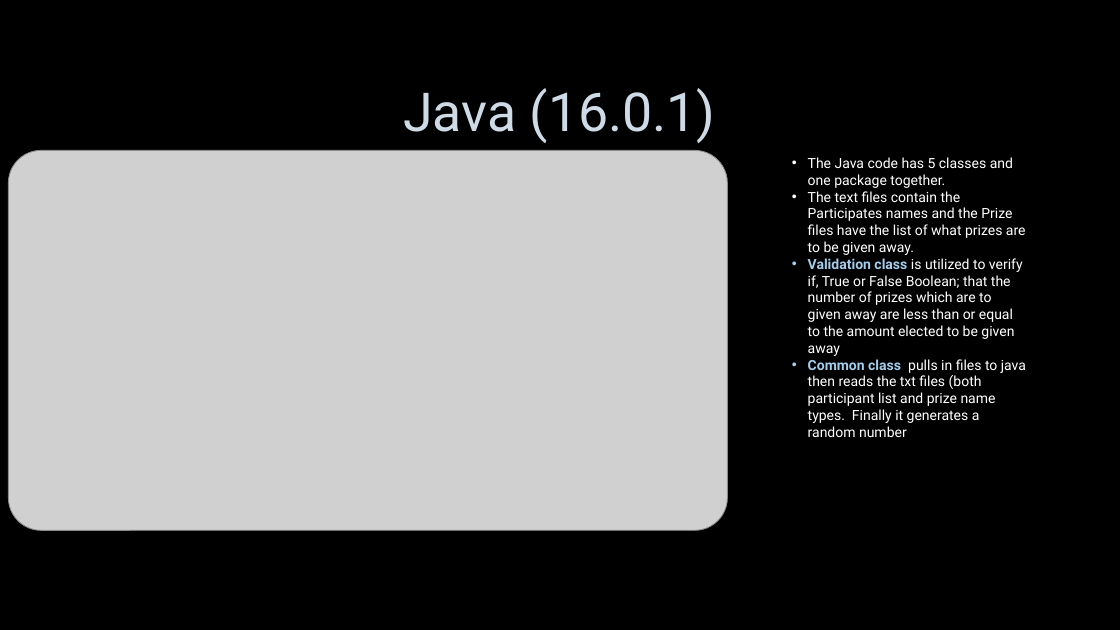
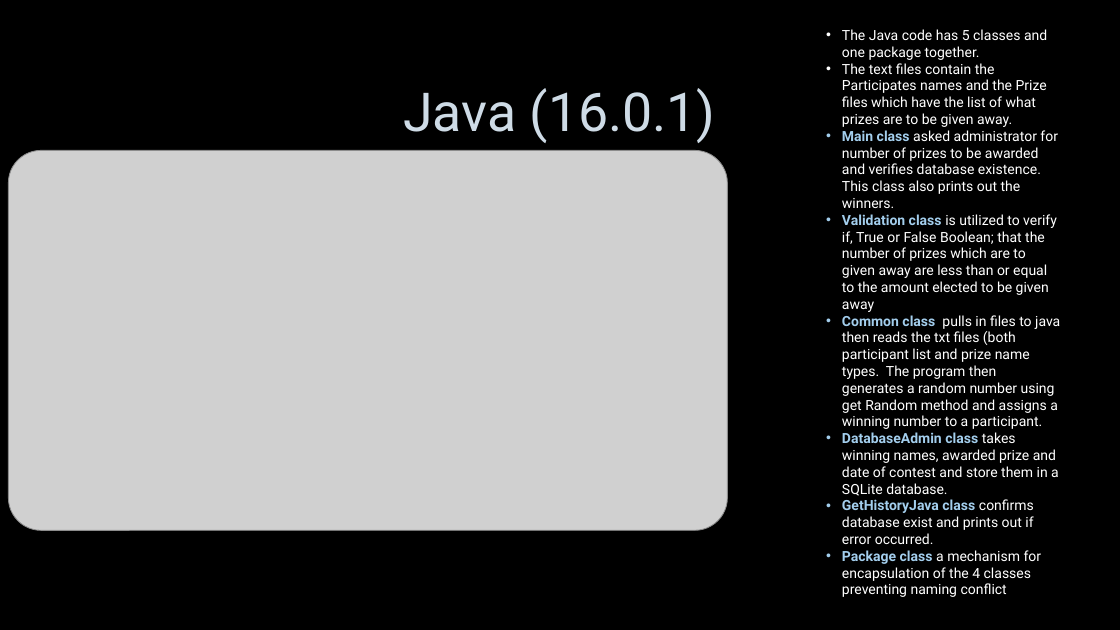
Before and after one commit to FolukeDade/Group5, a slide deck: slide 4 of LotteryApp.pptx. Drawn at 1120x630 pixels with LibreOffice and Linux fonts; fonts in the diff are those of the drawing; grey boxes stand for pictures; background and template pictures are left out. Boxes give left, top, right and bottom in pixels: in the first picture for what was removed or moved away, otherwise in the second. Text is boxed around its words. In the diff, an @@ line names an element or a change of style, - is before the commit and + after.

Commit message:
third iteration

```diff
--- a/LotteryApp.pptx
+++ b/LotteryApp.pptx
@@ text "The Java code has 5 ...": place and size @@
-text "The Java code has 5 ..." at <box>808,157,1026,437</box>
+text "The Java code has 5 ..." at <box>842,29,1060,597</box>
@@ text at <box>842,63,1058,208</box>: text changed @@
-• The text files contain the Participates names and the Prize files have the list of what prizes are to be given away.
+• The text files contain the Participates names and the Prize files which have the list of what prizes are to be given away.
+• Main class asked administrator for number of prizes to be awarded and verifies database existence. This class also prints out the winners.
@@ text at <box>842,315,1060,597</box>: text changed @@
-• Common class pulls in files to java then reads the txt files (both participant list and prize name types. Finally it generates a random number
+• Common class pulls in files to java then reads the txt files (both participant list and prize name types. The program then generates a random number using get Random method and assigns a winning number to a participant.
+• DatabaseAdmin class takes winning names, awarded prize and date of contest and store them in a SQLite database.
+• GetHistoryJava class confirms database exist and prints out if error occurred.
+• Package class a mechanism for encapsulation of the 4 classes preventing naming conflict
```
